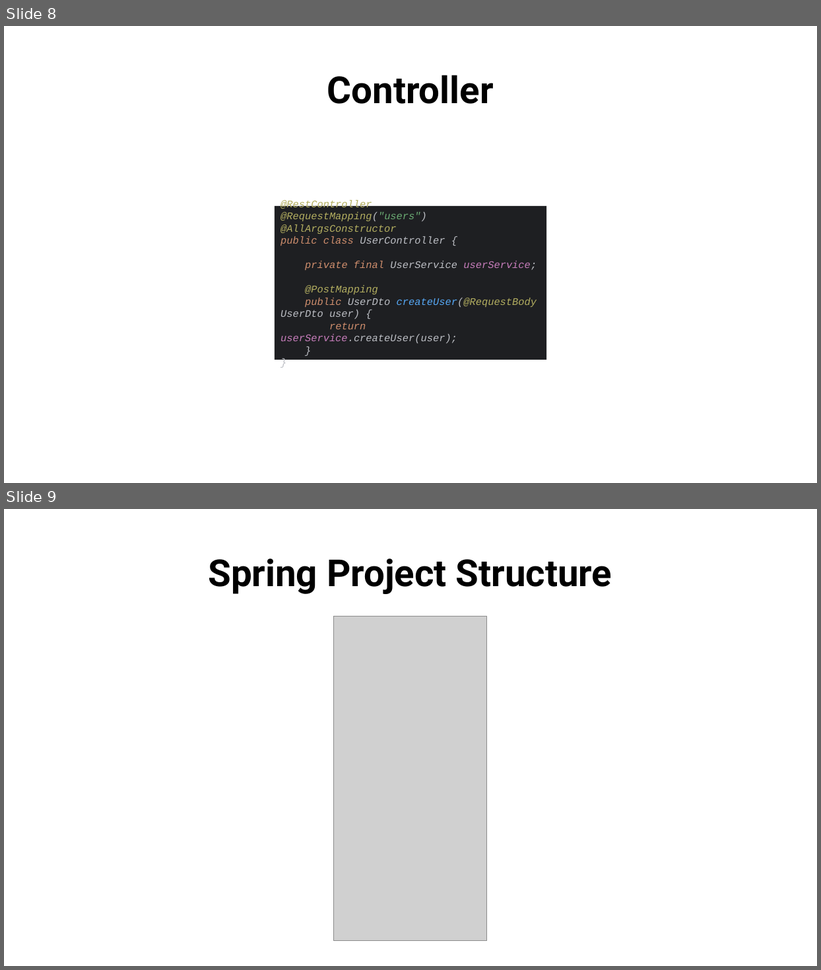
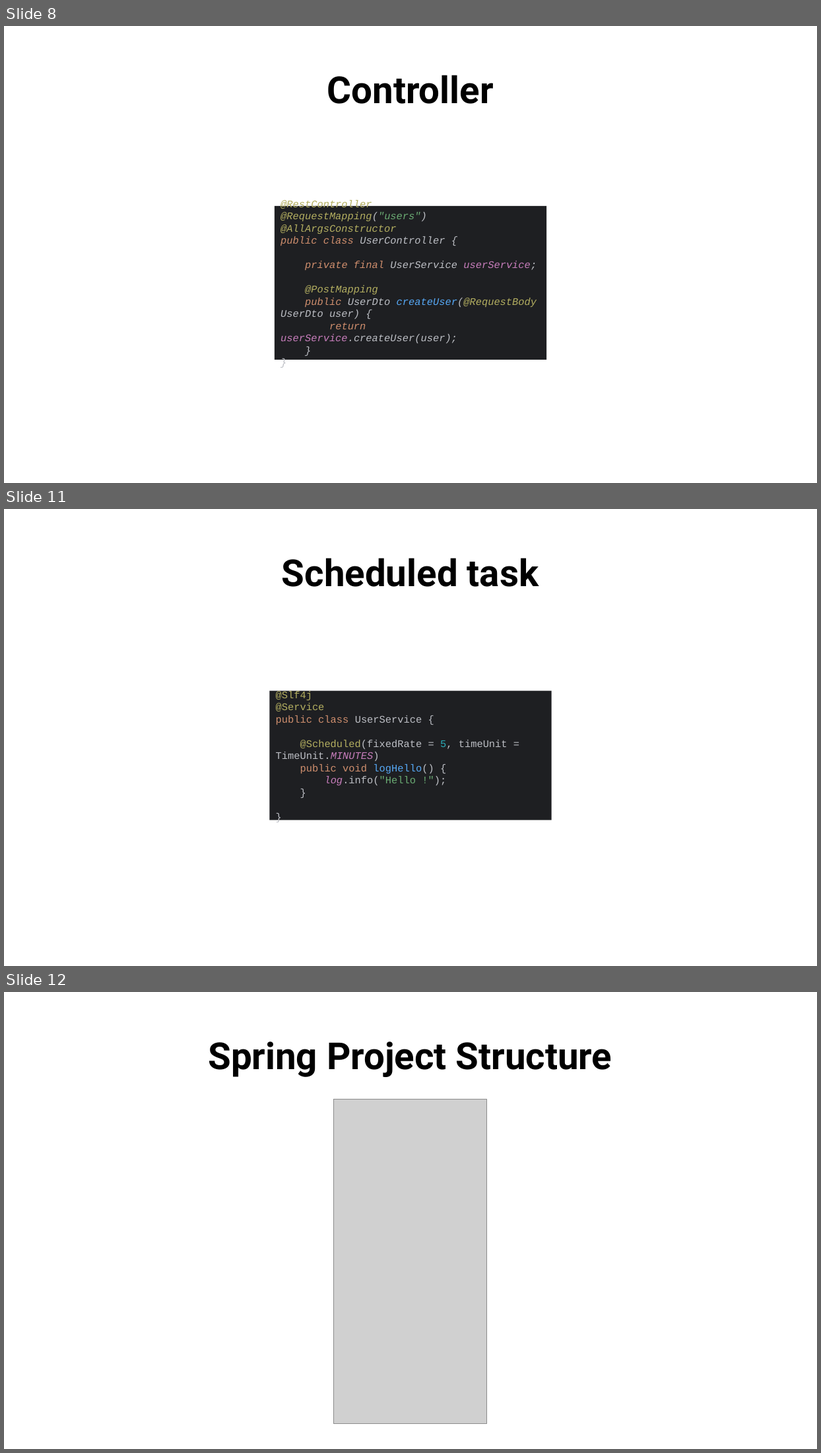
Before and after one commit to aminebag/distributed_systems, a slide deck: spring.pptx. Shown one above the other, each under a label of ours: slides 8 and 9 before the commit, slides 8, 11 and 12 after it; the slides between them are not shown. The pictures are 821x970 and 821x1453 pixels, drawn with LibreOffice and Linux fonts; fonts in the diff are those of the drawing; grey boxes stand for pictures. Boxes give left, top, right and bottom in pixels: in the first picture for what was removed or moved away, otherwise in the second. Text is boxed around its words. In the diff, an @@ line names an element or a change of style, - is before the commit and + after.

```diff
--- a/spring.pptx
+++ b/spring.pptx
@@ slide 11 added at <box>4,509,817,966</box>, background #FFFFFF @@
@@ text added at <box>282,558,539,587</box>, 44 pt, text #000000, bold @@
+Scheduled task
@@ rectangle added at <box>269,691,551,820</box>, fill #1E1F22, 12 pt, text #BCBEC4 @@
+@Slf4j
+@Service
+public class UserService {
+@Scheduled(fixedRate = 5, timeUnit = TimeUnit.MINUTES)
+public void logHello() {
+log.info("Hello !");
+}
+}
@@ what was slide 9 is now slide 12 @@
```
Also in this commit, not shown: 2 other slides added.
